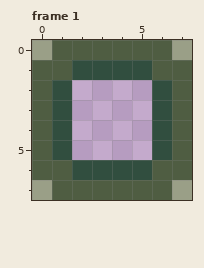
File history of a pixel-art file, Assets/Art/raw/background_items.aseprite. Above, as it was before the edit.
8x8 pixels, 5 frames. Shown: frame 1. The commit also changed other frames, which this record leaves out.
New version:
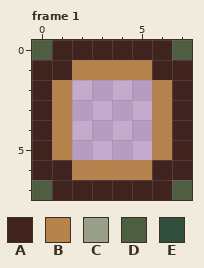
Palette (. is transparent): A #40231e  B #b6834c  C #9a9f87  D #4f5d42  E #314e3f
Changes in this commit:
Changed rows in their new state; - is an unchanged pixel.
Frame 1:
first column x 0:
0 DAAAAAAD
1 AABBBBAA
2 AB----BA
3 AB----BA
4 AB----BA
5 AB----BA
6 AABBBBAA
7 DAAAAAAD
Where, in picture pixels (left, top, right, bottom), the same in both pictures:
changed: (32, 40, 192, 200)
